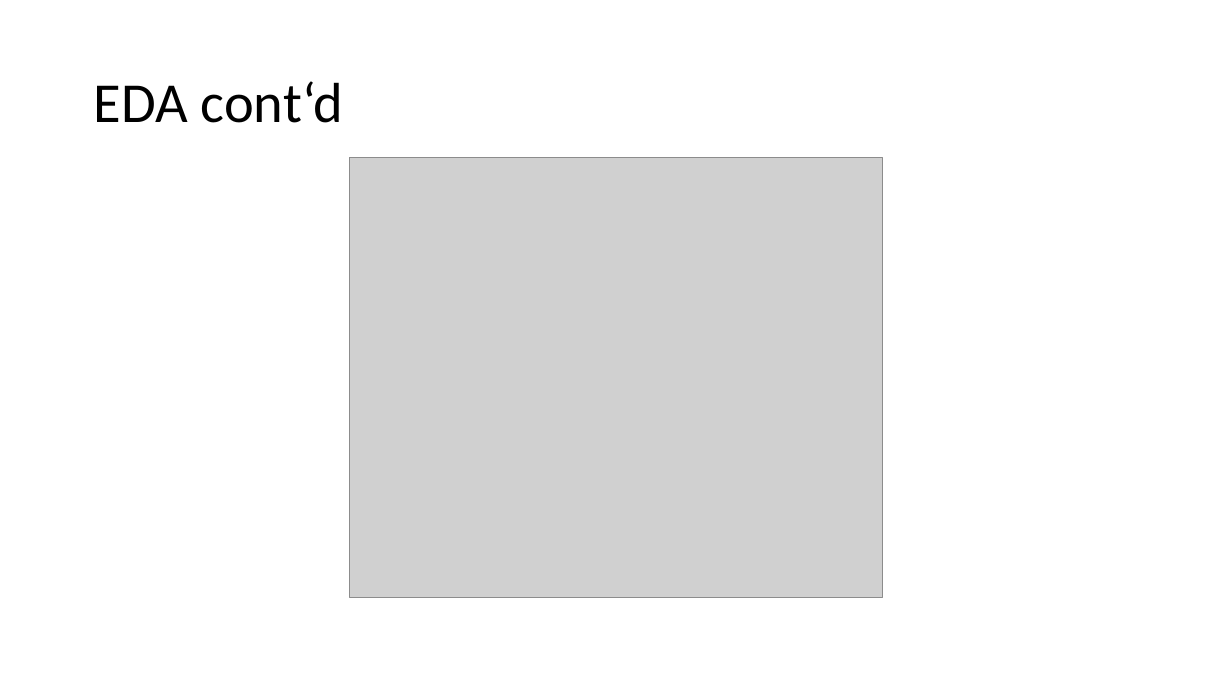
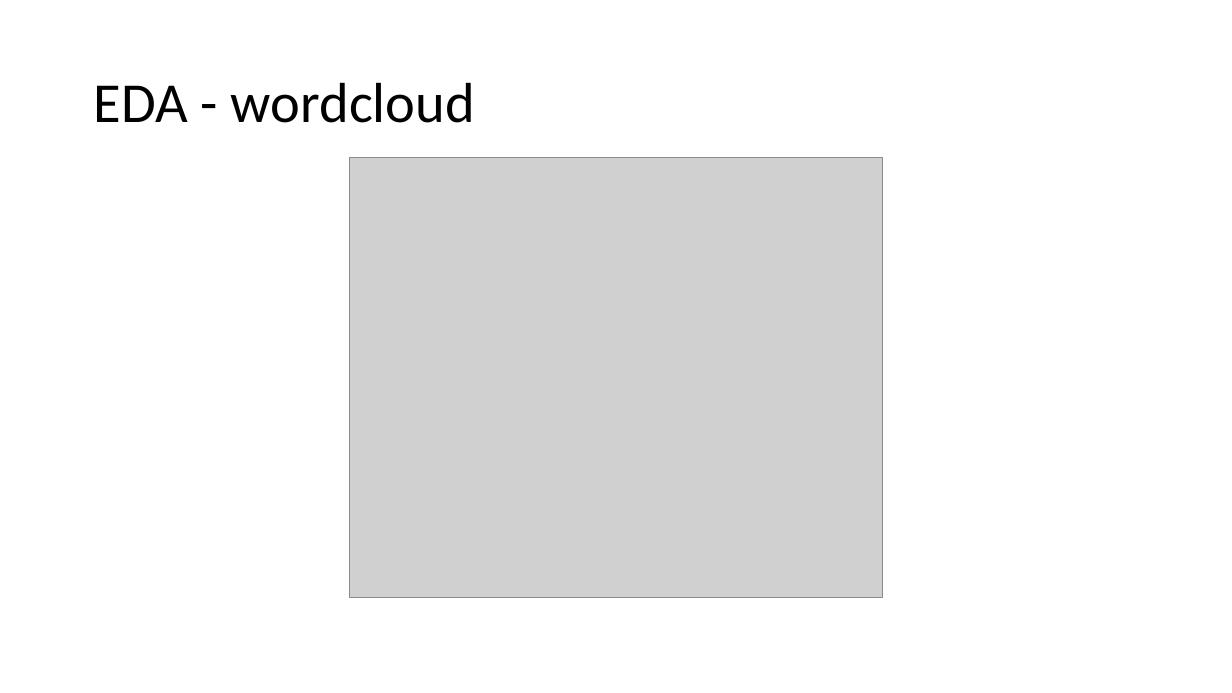
Before and after one commit to MatthiasRemta/NLP_Project, a slide deck: slide 5 of Presentations/session2.pptx (slide 6 before the commit). Drawn at 1232x693 pixels with LibreOffice and Linux fonts; fonts in the diff are those of the drawing; grey boxes stand for pictures; background and template pictures are left out. Boxes give left, top, right and bottom in pixels: in the first picture for what was removed or moved away, otherwise in the second. Text is boxed around its words. In the diff, an @@ line names an element or a change of style, - is before the commit and + after.

```diff
--- a/Presentations/session2.pptx
+++ b/Presentations/session2.pptx
@@ title at [94, 82, 475, 123]: text changed @@
-EDA cont‘d
+EDA - wordcloud
```
Also in this commit, not shown: 1 other slide changed, 2 slides added, 1 slide removed, 1 other file.
